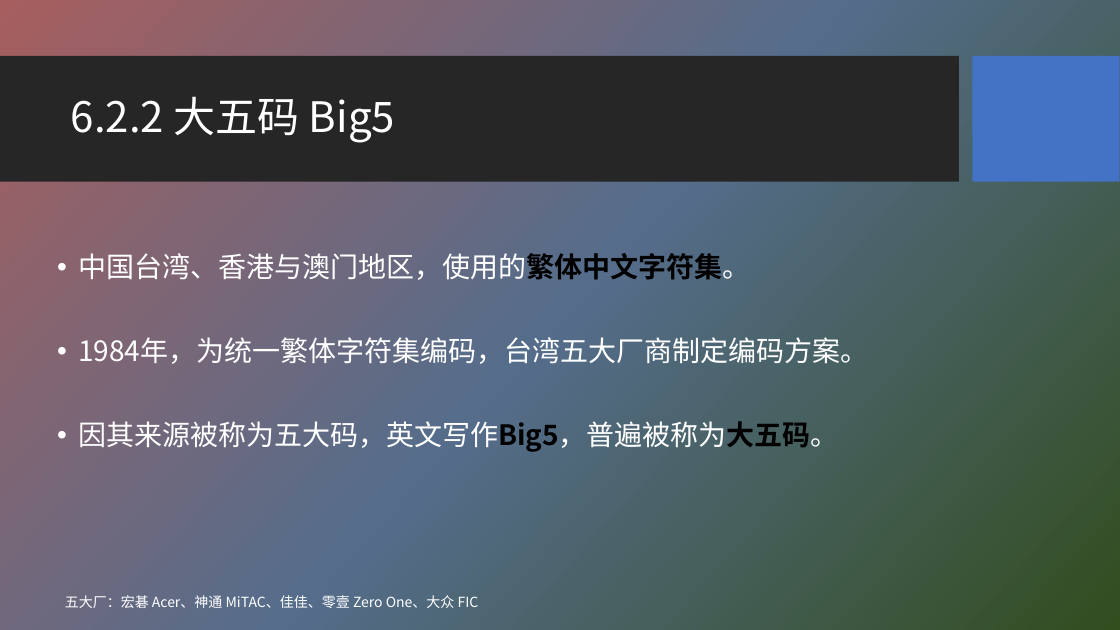
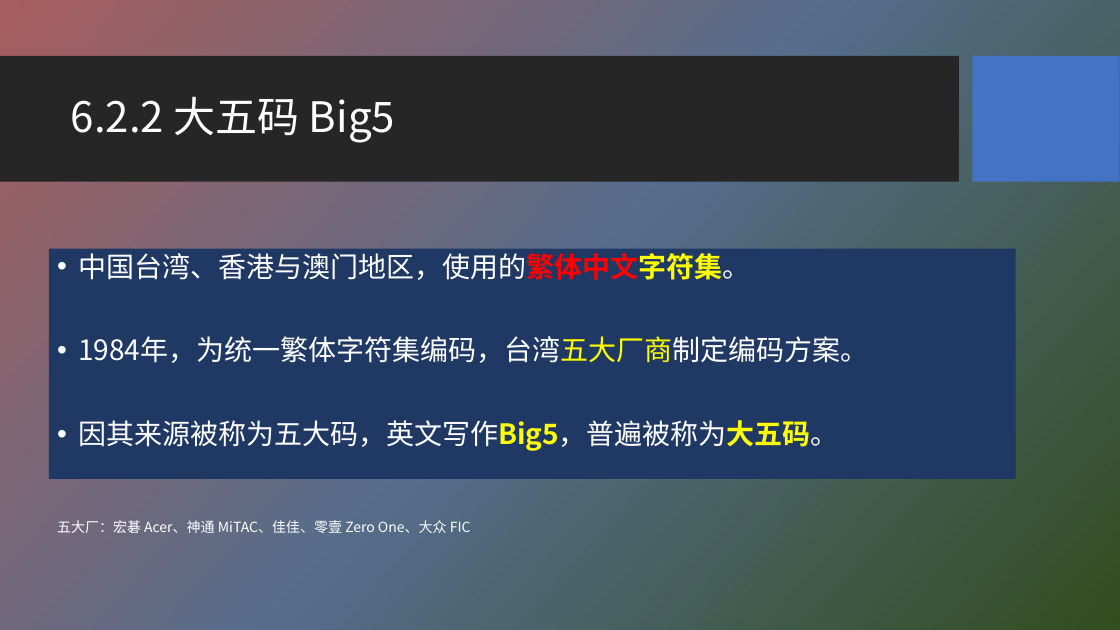
Before and after one commit to HBU/NLP_PPT, a slide deck: slide 11 of PPT-2020/ch06 字符编码与字频统计.pptx (slide 10 before the commit). Drawn at 1120x630 pixels with LibreOffice and Linux fonts; fonts in the diff are those of the drawing; background and template pictures are left out. Boxes give left, top, right and bottom in pixels: in the first picture for what was removed or moved away, otherwise in the second. Text is boxed around its words. In the diff, an @@ line names an element or a change of style, - is before the commit and + after.

```diff
--- a/PPT-2020/ch06 字符编码与字频统计.pptx
+++ b/PPT-2020/ch06 字符编码与字频统计.pptx
@@ text "中国台湾、香港与澳门地区，使用的繁体中文字符集。": place and size @@
-text "中国台湾、香港与澳门地区，使用的繁体中文字符集。" at [78, 253, 868, 453]
+text "中国台湾、香港与澳门地区，使用的繁体中文字符集。" at [49, 249, 1016, 479]
@@ text "中国台湾、香港与澳门地区，使用的繁体中文字符集。" at [49, 249, 1016, 479]: text colour #000000 to #FF0000 in "中国台湾、香港与澳门地区，使用的繁体中文字符集。"; text colour #000000 to #FFFF00 in "中国台湾、香港与澳门地区，使用的繁体中文字符集。", "因其来源被称为五大码，英文写作Big5，普遍被称为大五码。"; text colour #FFFFFF to #FFFF00 in "1984年，为统一繁体字符集编码，台湾五大厂商制定编码方案。"; fill none to #203864 @@
@@ text "五大厂：宏碁 Acer、神通 MiTAC、佳佳、零壹 Zero One、大众 ...": place and size @@
-text "五大厂：宏碁 Acer、神通 MiTAC、佳佳、零壹 Zero One、大众 ..." at [65, 595, 479, 608]
+text "五大厂：宏碁 Acer、神通 MiTAC、佳佳、零壹 Zero One、大众 ..." at [57, 520, 471, 533]
```
Also in this commit, not shown: 27 other slides changed, 3 slides added.
